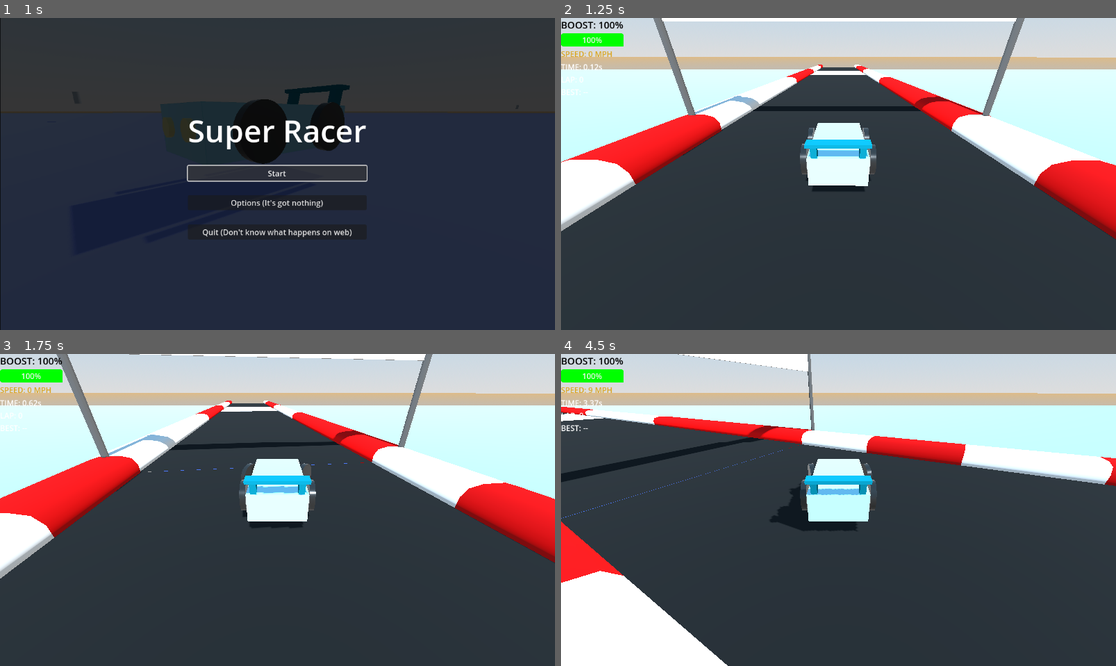
Above: before the commit, frames 1-4 (two rows, left to right).
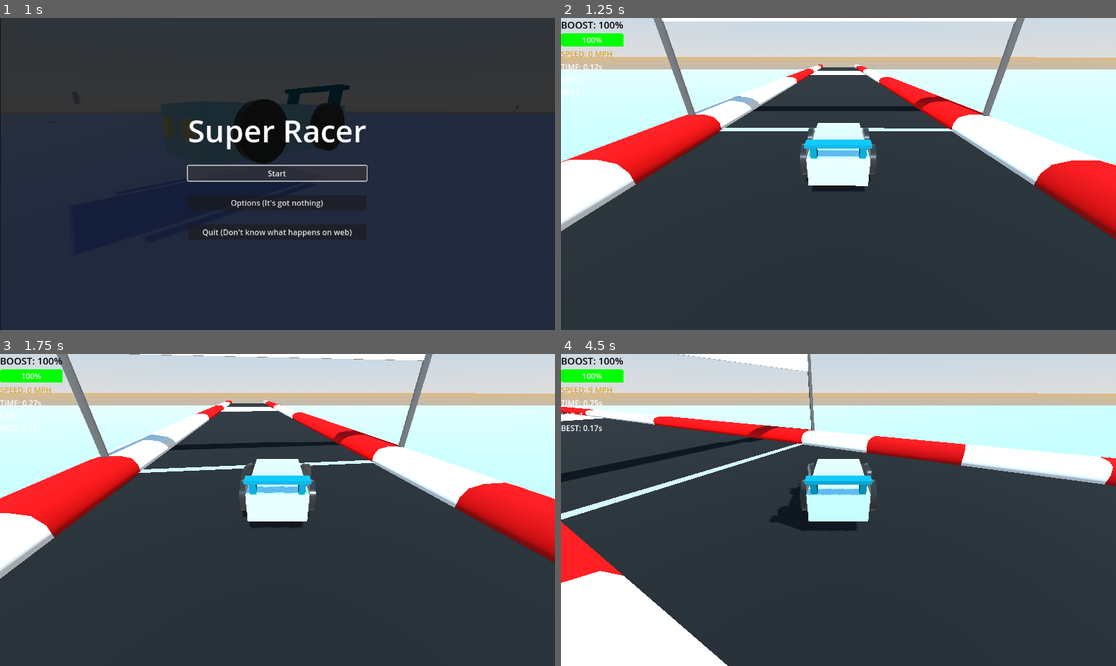
Above: after the commit, the same moments.

Repository: SirWadles/Super-Racer
Game: Godot game, scene res://scenes/main_menu.tscn
Same seed, same stepped clock (60 frames per second), same inputs: the game is played once before the commit and once after it. Sound files missing from this copy of the repository are replaced by a short silence.
Inputs (mouse positions are in pixels of both pictures, inside the frame that each line leads up to):
- Up to frame 1 (1 s): click "Start" at 0.5 s
- Up to frame 2 (1.25 s): no input
- Up to frame 3 (1.75 s): tap Enter at 1.25 s; move the mouse to (399, 494) at 1.27 s; hold D (steer_right) from 1.28 s (still down); hold 1 (ui_1, bound only after the commit) from 1.28 s (still down); tap 2 (ui_2, bound only after the commit) at 1.55 s
- Up to frame 4 (4.5 s): move the mouse to (727, 525) at 2.02 s; release D (steer_right) at 2.03 s; release 1 (ui_1, bound only after the commit) at 2.03 s; hold S (brake) 2.03-2.78 s; tap 2 (ui_2, bound only after the commit) at 2.1, 3.8 s; tap 3 (ui_3, bound only after the commit) at 2.3 s; move the mouse to (894, 441) at 2.77 s; hold D (steer_right) 2.78-3.53 s; hold 3 (ui_3, bound only after the commit) 2.78-3.53 s; tap 1 (ui_1, bound only after the commit) at 3.05 s; move the mouse to (810, 572) at 3.52 s; hold W (accelerate) 3.53-4.28 s; tap Ctrl (boost) at 3.6 s; move the mouse to (1005, 556) at 4.27 s; hold A (steer_left) from 4.28 s (still down); hold Shift (drift) from 4.28 s (still down)

Frame 1 is identical in both runs. In frame 2, 0.3% of the frame differs, in the area x 28-71%, y 35-37%; in frame 3, 0.3%; in frame 4, 0.7%, in the area x 0-44%, y 14-54%.

Commit message:
UI (Extra Done)
I forgot that I in fact was not done. I have some buttons that allow be to test the timer but I have made a scene that when the player collides it trackers a lap which is great. I am going to be making a character select next. I think.

Diff:
--- a/project.godot
+++ b/project.godot
@@ -74,3 +74,18 @@
 "events": [Object(InputEventKey,"resource_local_to_scene":false,"resource_name":"","device":-1,"window_id":0,"alt_press …(192 unchanged characters)…
 ]
 }
+ui_1={
+"deadzone": 0.2,
+"events": [Object(InputEventKey,"resource_local_to_scene":false,"resource_name":"","device":-1,"window_id":0,"alt_pressed":false,"shift_pressed":false,"ctrl_pressed":false,"meta_pressed":false,"pressed":false,"keycode":0,"physical_keycode":49,"key_label":0,"unicode":49,"location":0,"echo":false,"script":null)
+]
+}
+ui_2={
+"deadzone": 0.2,
+"events": [Object(InputEventKey,"resource_local_to_scene":false,"resource_name":"","device":-1,"window_id":0,"alt_pressed":false,"shift_pressed":false,"ctrl_pressed":false,"meta_pressed":false,"pressed":false,"keycode":0,"physical_keycode":50,"key_label":0,"unicode":50,"location":0,"echo":false,"script":null)
+]
+}
+ui_3={
+"deadzone": 0.2,
+"events": [Object(InputEventKey,"resource_local_to_scene":false,"resource_name":"","device":-1,"window_id":0,"alt_pressed":false,"shift_pressed":false,"ctrl_pressed":false,"meta_pressed":false,"pressed":false,"keycode":0,"physical_keycode":51,"key_label":0,"unicode":51,"location":0,"echo":false,"script":null)
+]
+}
--- /dev/null
+++ b/scenes/checkpoint.tscn
@@ -0,0 +1,18 @@
+[gd_scene load_steps=4 format=3 uid="uid://dan1bv3uh6da6"]
+
+[ext_resource type="Script" uid="uid://bsxmikybel8no" path="res://scripts/checkpoint.gd" id="1_yyywg"]
+
+[sub_resource type="BoxShape3D" id="BoxShape3D_yyywg"]
+
+[sub_resource type="PlaneMesh" id="PlaneMesh_yyywg"]
+
+[node name="Checkpoint" type="Area3D"]
+script = ExtResource("1_yyywg")
+
+[node name="CollisionShape3D" type="CollisionShape3D" parent="."]
+transform = Transform3D(3.80254, 0, 0, 0, 3.01571, 0, 0, 0, 1, 0, 0, 0)
+shape = SubResource("BoxShape3D_yyywg")
+
+[node name="MeshInstance3D" type="MeshInstance3D" parent="."]
+transform = Transform3D(1.8342, 0, 0, 0, 1, 0, 0, 0, 0.342878, 0, 0, 0)
+mesh = SubResource("PlaneMesh_yyywg")
--- a/scenes/main.tscn
+++ b/scenes/main.tscn
@@ -12,6 +12,7 @@
 [ext_resource type="Texture2D" uid="uid://b26wqusw5utsi" path="res://assets/shiba nuh uh.jpg" id="10_ya4ey"]
 [ext_resource type="PackedScene" uid="uid://cn1j6v2hvxn5x" path="res://scenes/audience.tscn" id="11_eb6dy"]
 [ext_resource type="AudioStream" uid="uid://cpifp3fqp0jdw" path="res://sound/woohoo.mp3" id="12_eb6dy"]
+[ext_resource type="PackedScene" uid="uid://dan1bv3uh6da6" path="res://scenes/checkpoint.tscn" id="13_trceg"]
 
 [sub_resource type="ProceduralSkyMaterial" id="ProceduralSkyMaterial_ig7tw"]
 sky_top_color = Color(0.533333, 0.8, 1, 1)
@@ -372,3 +373,6 @@
 unit_size = 5.0
 max_db = 6.0
 autoplay = true
+
+[node name="Checkpoint" parent="." instance=ExtResource("13_trceg")]
+transform = Transform3D(4.28705, 0, 0, 0, 1, 0, 0, 0, 1, -0.071796, 1.01913, -5.45472)
--- a/scripts/car.gd
+++ b/scripts/car.gd
@@ -62,6 +62,7 @@
 var game_ui_scene = preload("res://scenes/game_ui.tscn")
 var game_ui = null
 
+var current_checkpoint = 0
 var checkpoints_passed = 0
 var total_checkpoints = 2
 
@@ -82,10 +83,21 @@
 	add_child(game_ui)
 	game_ui.start_timer()
 
+	add_to_group("player_car")
+	total_checkpoints = get_tree().get_nodes_in_group("checkpoints").size()
+
 func _process(delta):
 	if game_ui:
 		game_ui.update_boost_display(current_boost, max_boost)
 		game_ui.update_speed_display(current_speed, max_speed)
+
+func _input(event):
+	if event.is_action_pressed("ui_1"):
+		game_ui.complete_lap()
+	if event.is_action_pressed("ui_2"):
+		game_ui.stop_timer()
+	if event.is_action_pressed("ui_3"):
+		game_ui.start_timer()
 
 func setup_particles():
 	if drift_particles:
@@ -358,3 +370,18 @@
 	if checkpoints_passed >= total_checkpoints:
 		game_ui.complete_lap
 		checkpoints_passed = 0
+
+func checkpoint_passed(checkpoint_number: int, is_finished_line: bool = false):
+	if checkpoint_number == current_checkpoint + 1:
+		current_checkpoint = checkpoint_number
+		checkpoints_passed += 1
+		print("Checkpoint ", checkpoint_number, " passed! Total: ", checkpoints_passed)
+		if is_finished_line or checkpoints_passed >= total_checkpoints:
+			complete_lap()
+
+func complete_lap():
+	if game_ui:
+		game_ui.complete_lap()
+		print("Lap complete!")
+		checkpoints_passed = 0
+		current_checkpoint = 0
--- /dev/null
+++ b/scripts/checkpoint.gd
@@ -0,0 +1,14 @@
+extends Area3D
+
+@export var checkpoint_number = 1
+@export var is_finish_line = false
+
+func _ready():
+	body_entered.connect(_on_body_entered)
+	collision_layer = 2
+	collision_mask = 1
+
+func _on_body_entered(body):
+	if body.is_in_group("player_car"):
+		body.checkpoint_passed(checkpoint_number, is_finish_line)
+		print("Checkpoint ", checkpoint_number, " passed!")
--- a/scripts/game_ui.gd
+++ b/scripts/game_ui.gd
@@ -115,7 +115,7 @@
 func save_best_lap():
 	var file = FileAccess.open(SAVE_PATH, FileAccess.WRITE)
 	if file:
-		file.storage_float(best_lap_time)
+		file.store_float(best_lap_time)
 		file.close()
 
 func load_best_lap():
Not shown: 1 places in scenes/main.tscn that only renumber resources
Not shown, added: scripts/checkpoint.gd.uid
Not shown, changed: sound/car_00_eng_mb_ee_00(1) (mp3cut.net).wav.import
